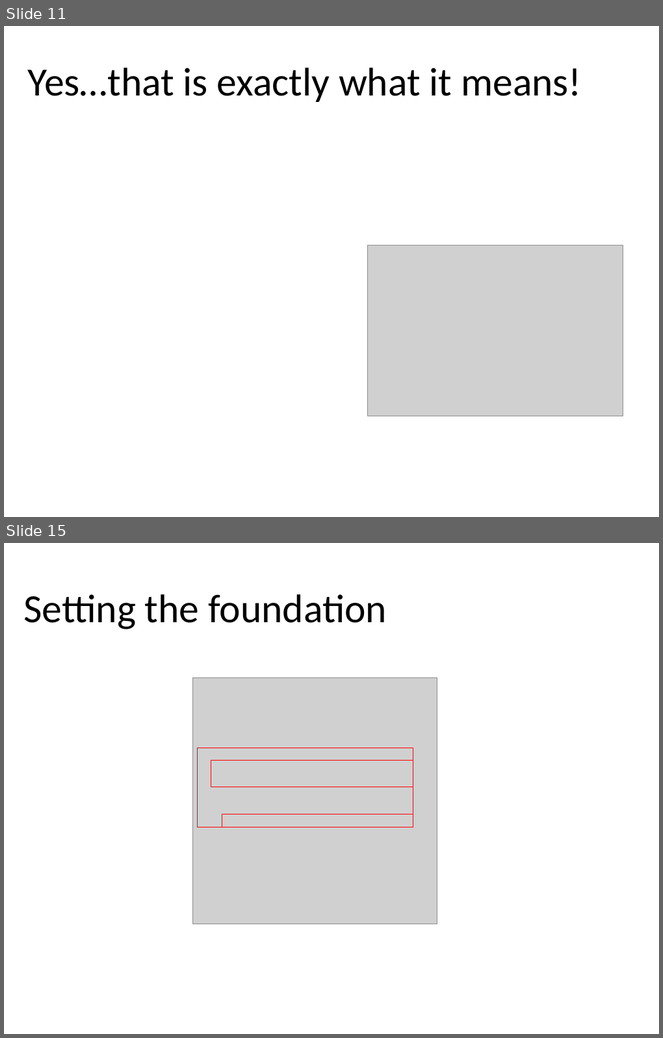
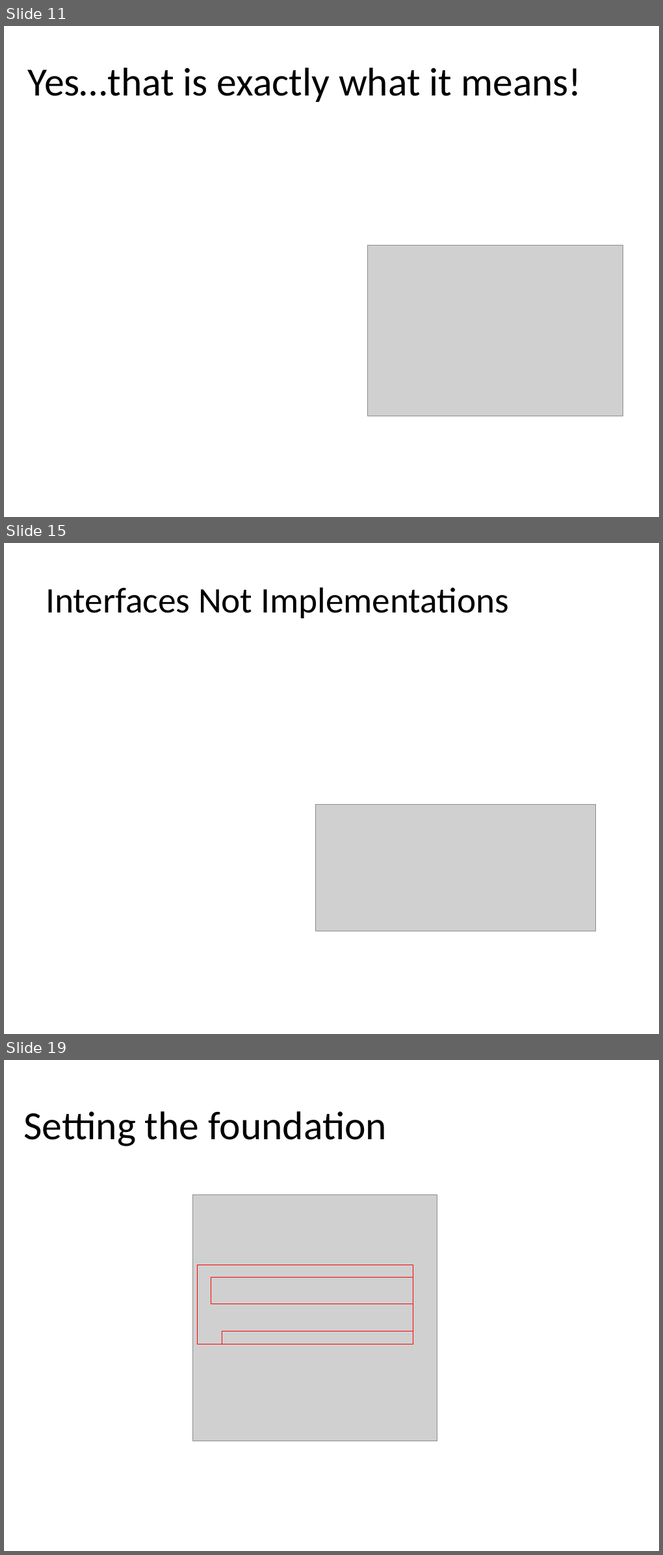
Before and after one commit to kburnell/TestDrivingASP.NETMVC, a slide deck: TestDrivingASP.NETMVC.pptx. Shown one above the other, each under a label of ours: slides 11 and 15 before the commit, slides 11, 15 and 19 after it; the slides between them are not shown. The pictures are 663x1038 and 663x1555 pixels, drawn with LibreOffice and Linux fonts; fonts in the diff are those of the drawing; grey boxes stand for pictures; background and template pictures are left out. Boxes give left, top, right and bottom in pixels: in the first picture for what was removed or moved away, otherwise in the second. Text is boxed around its words. In the diff, an @@ line names an element or a change of style, - is before the commit and + after.

```diff
--- a/TestDrivingASP.NETMVC.pptx
+++ b/TestDrivingASP.NETMVC.pptx
@@ slide 15 added at <box>4,543,659,1034</box>, background #FFFFFF @@
@@ title added at <box>46,587,510,618</box>, 42.2 pt, text #000000 @@
+Interfaces Not Implementations
@@ picture added at <box>316,804,596,931</box> @@
@@ what was slide 15 is now slide 19 @@
```
Also in this commit, not shown: 5 slides changed, 6 other slides added, 1 slide removed, 1 other file.
